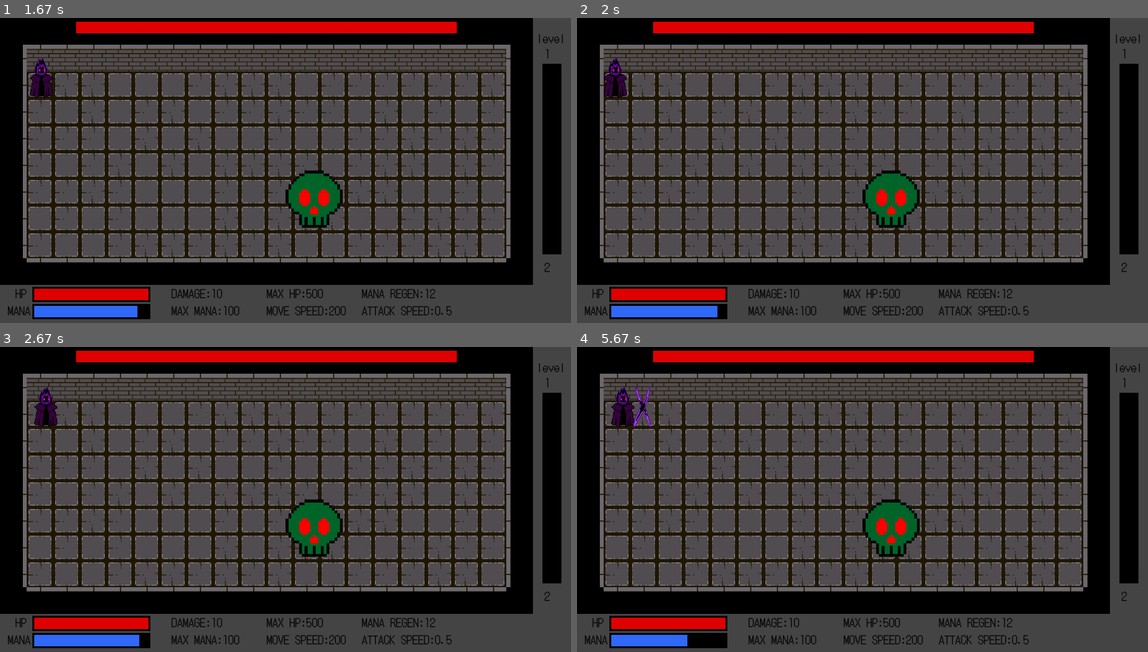
Above: before the commit, frames 1-4 (two rows, left to right).
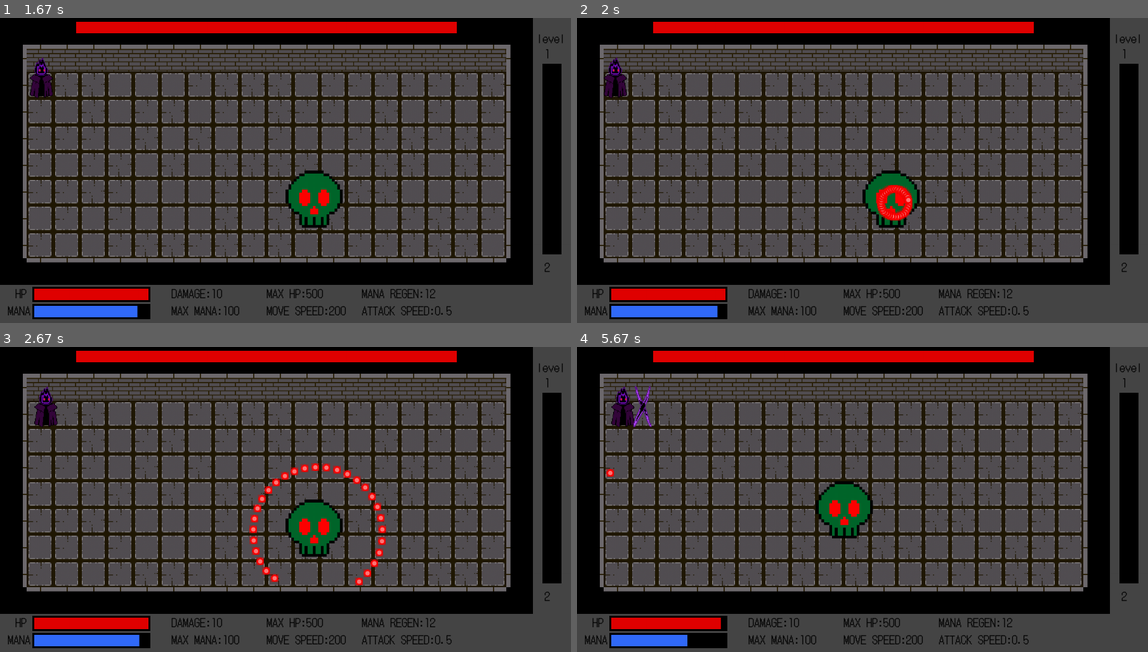
Above: after the commit, the same moments.

Repository: philogamer/pygame1
Game: pygame game, started from code.py
Two runs of this game, one before a commit and one after it. Both use one fixed random seed, a clock stepped at 60 frames per second and the inputs below.
Inputs:
- Up to frame 1 (1.67 s): hold Right 0.33-0.8 s; hold Right 0.83-1.3 s; hold D 0.83-1.3 s; hold Left from 1.33 s (still down); hold A from 1.33 s (still down)
- Up to frame 2 (2 s): release Left at 1.87 s; release A at 1.87 s; hold Left from 1.9 s (still down); hold A from 1.9 s (still down)
- Up to frame 3 (2.67 s): release Left at 2.3 s; release A at 2.3 s; hold Right from 2.33 s (still down); hold D from 2.33 s (still down)
- Up to frame 4 (5.67 s): release Right at 2.97 s; release D at 2.97 s; hold Left 3-3.47 s; hold A 3-3.47 s; hold Right 3.5-3.97 s; hold D 3.5-3.97 s; hold Right 4-4.47 s; hold D 4-4.47 s; hold Left 4.5-5.03 s; hold A 4.5-5.03 s; hold Left 5.07-5.47 s; hold A 5.07-5.47 s; hold Right from 5.5 s (still down); hold D from 5.5 s (still down)

Frame 1 is identical in both runs. In frame 2, 0.4% of the frame differs, in the area x 52-59%, y 54-67%; in frame 3, 1.1%; in frame 4, 2.8%, in the area x 5-60%, y 40-93%.

Commit message:
boss skill and add transparent surface
add a transparent surface to prepare for the last boss skill, develop 2 boss skill with shoot bullet as a circle and a dash into the player

Diff:
--- a/code.py
+++ b/code.py
@@ -6,6 +6,7 @@
 pygame.mixer.init()
 pygame.font.init()
 screen=pygame.display.set_mode((1500,800))
+transparentscreen=pygame.Surface((1500,800), pygame.SRCALPHA)
 pygame.display.set_caption('Lost Soul')
 clock=pygame.time.Clock()
 font=pygame.font.Font('assets/font.ttf',30)
@@ -94,6 +95,7 @@
         self.exp=0
         self.level=1
         self.buffstat=0
+        self.takedame=True
     def put(self,xy):
         self.y=xy%10*70
         self.x=(xy-xy%10)/10*70
@@ -291,7 +293,7 @@
         self.hp=280*(1+0.09*buff)
         self.maxhp=280*(1+0.09*buff)
         self.speed=65*(1+0.15*buff)
-        self.cooldown=1.8
+        self.cooldown=0
         self.dmg=20**(1+0.09*buff)
         self.img='assets/skull.png'
         self.w=150
@@ -302,13 +304,14 @@
         self.targetx=self.x
         self.targety=self.y
         self.takedame=False
+        self.skillchoose=0
+        self.skillprepare=0
     def draw(self,screen):
         screen.blit(self.img,(self.x,self.y))
         pygame.draw.rect(screen,(112,112,112),pygame.Rect(200,10,1000,30))
         pygame.draw.rect(screen,(225,0,0),pygame.Rect(200,10,self.hp*1000/self.maxhp,30))
     def move(self,dt):
         dx=self.targetx-self.x
-        self.direction='right' if dx>0 else 'left'
         dy=self.targety-self.y
         distance=math.hypot(dx,dy)
         if self.speed*dt>=distance:
@@ -1122,16 +1125,45 @@
                     rendermap=True
     if stage=='boss':
         for boss in bosses:
+            boss.update()
             if slashes:
-                    boss.update()
                     if boss.rect.colliderect(slash.rect) and boss.takedame:
                         boss.hp-=slash.dmg
                         boss.takedame=False
                     if boss.hp<=0:
                         bosses.remove(boss)
                         bosscount+=1
+                        player.exp+=90
                         stage='normal'
                         rendermap=True
+            boss.cooldown+=dt
+            if boss.cooldown>=1.8:
+                if boss.skillchoose==0: boss.skillchoose=random.randint(1,2)
+                if boss.skillchoose==1:
+                    for i in range(0,360,10):
+                        bullets.append(Bullet(boss.x+boss.w/2,boss.y+boss.h/2-18,boss.x+2000*math.cos(math.radians(i)),boss.y+2000*math.sin(math.radians(i)),boss.dmg))
+                    boss.cooldown=0
+                    boss.skillchoose=0
+                if boss.skillchoose==2:
+                    if boss.skillprepare==0:
+                        boss.targetx=player.x
+                        boss.targety=player.y
+                        boss.skillprepare=1
+                        player.takedame=True
+                    else:
+                        boss.move(dt)
+                        boss.update()
+                        if boss.rect.colliderect(player.rect) and player.takedame:
+                            player.hp-=boss.dmg
+                            player.takedame=False
+                        if boss.x==boss.targetx and boss.y==boss.targety:
+                            boss.skillchoose=0
+                            boss.skillprepare=0
+                            boss.cooldown=0
+
+
+
+
     if stage=='normal' or stage=='boss':
         for bullet in bullets:
             bullet.move(dt)
@@ -1188,7 +1220,6 @@
         for i in creeps:
             i.draw(screen)
             pygame.draw.rect(screen,(225,0,0),i.rect,1)
-        player.draw(screen)
         write('HP',font,(0,0,0),40,699)
         write('MANA',font,(0,0,0),20,744)
         write('DAMAGE:'+str(player.dmg),font,(0,0,0),450,699)
@@ -1202,6 +1233,7 @@
         write(str(player.level+1),font,(0,0,0),1430,630)
         for i in bosses:
             i.draw(screen)
+        player.draw(screen)
         for i in bullets:
             i.draw(screen)
             pygame.draw.rect(screen,(225,0,0),i.rect,1)
